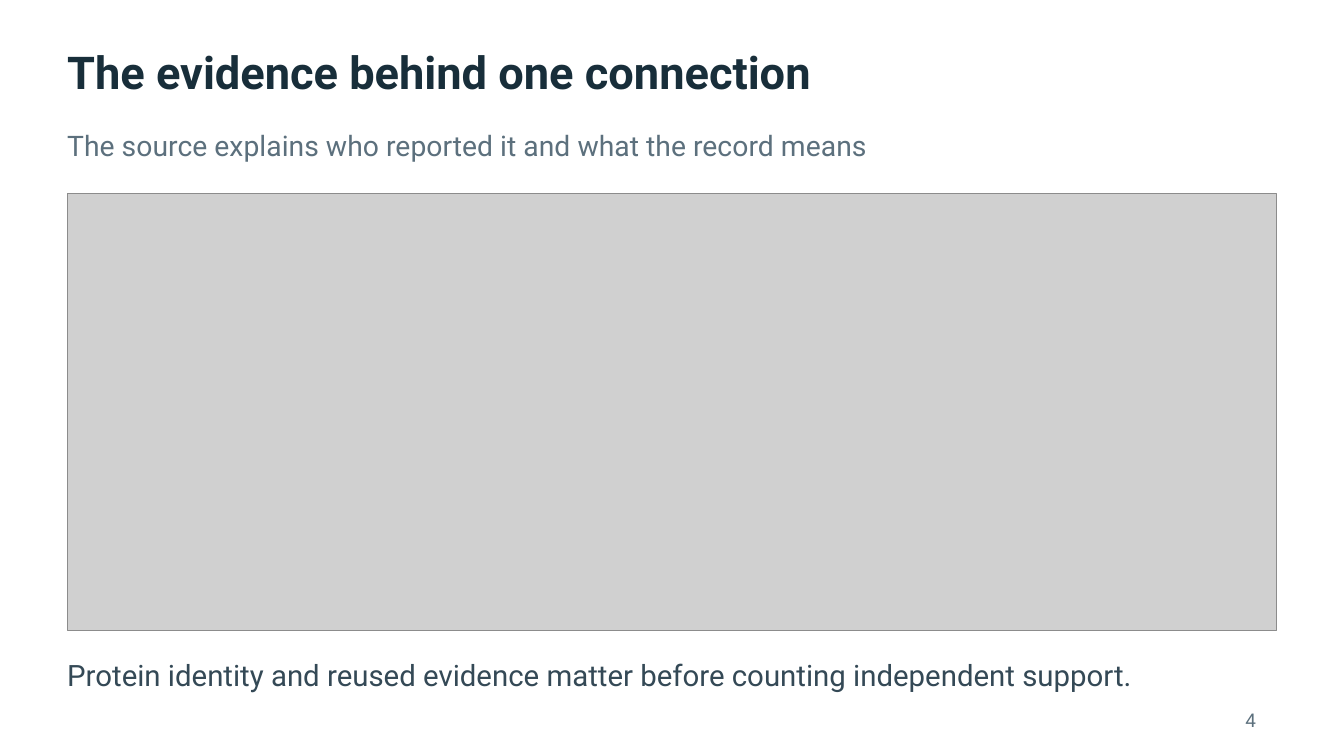
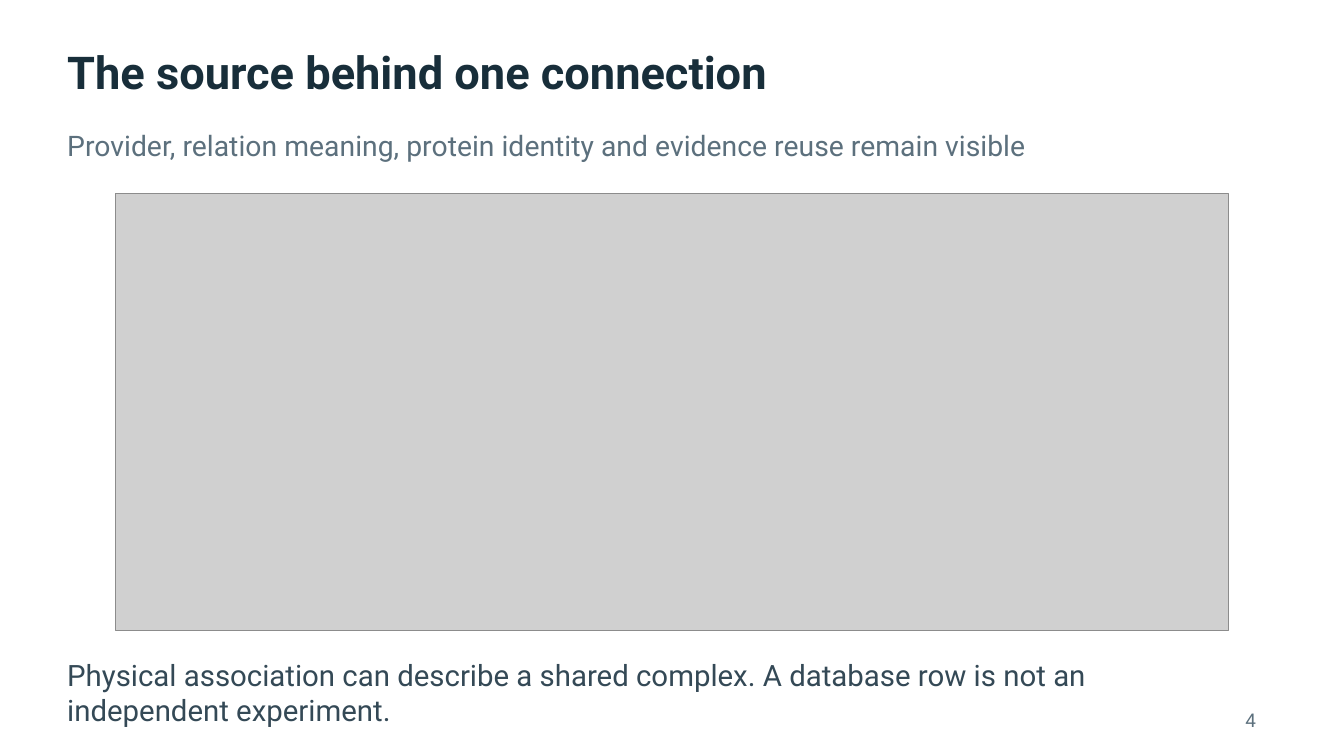
Before and after one commit to mdomagalski/biograph-steward, a slide deck: slide 4 of output/presentations/BioGraph_Steward_Overview.pptx. Drawn at 1344x756 pixels with LibreOffice and Linux fonts; fonts in the diff are those of the drawing; grey boxes stand for pictures. Boxes give left, top, right and bottom in pixels: in the first picture for what was removed or moved away, otherwise in the second. Text is boxed around its words. In the diff, an @@ line names an element or a change of style, - is before the commit and + after.

Commit message:
Deliver source-agent reviewer workflow, demo and team guide

```diff
--- a/output/presentations/BioGraph_Steward_Overview.pptx
+++ b/output/presentations/BioGraph_Steward_Overview.pptx
@@ text at (67,55,767,90): text changed @@
-The evidence behind one connection
+The source behind one connection
@@ text at (67,135,1025,162): text changed @@
-The source explains who reported it and what the record means
+Provider, relation meaning, protein identity and evidence reuse remain visible
@@ picture: place and size @@
-picture at (68,194,1277,630)
+picture at (116,194,1229,630)
@@ text at (67,664,1085,727): text changed @@
-Protein identity and reused evidence matter before counting independent support.
+Physical association can describe a shared complex. A database row is not an independent experiment.
```
Also in this commit, not shown: 5 other slides changed, 1 slide added, 1 slide removed, 39 other files.
